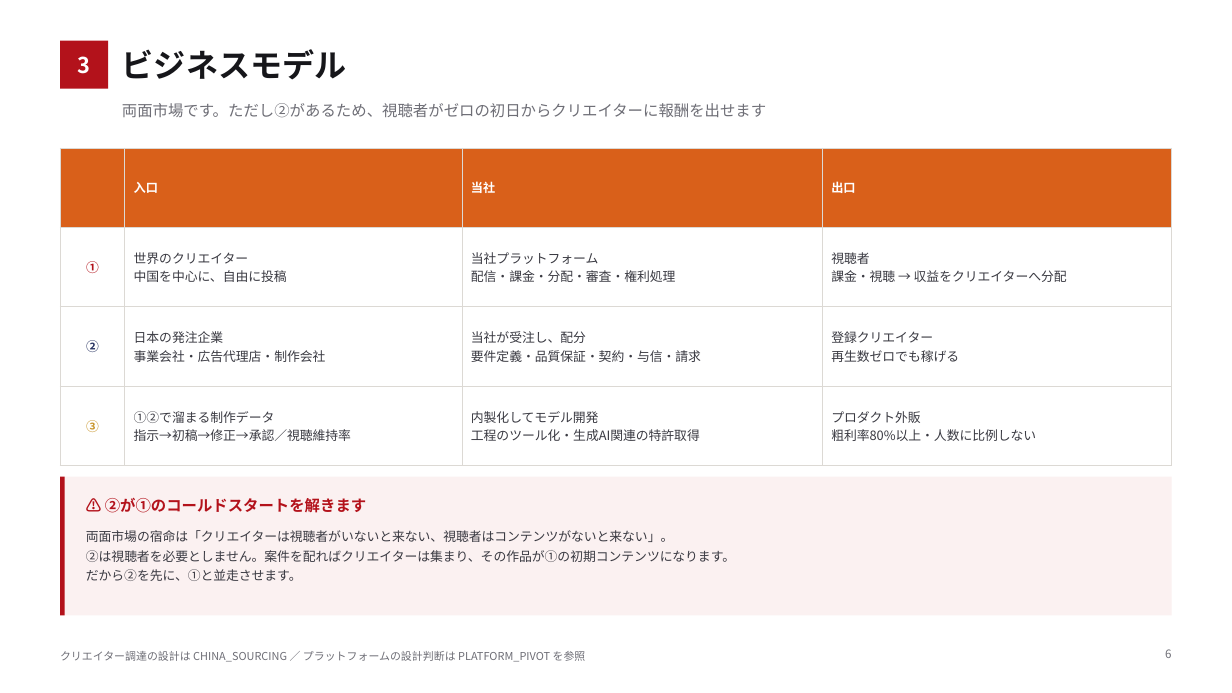
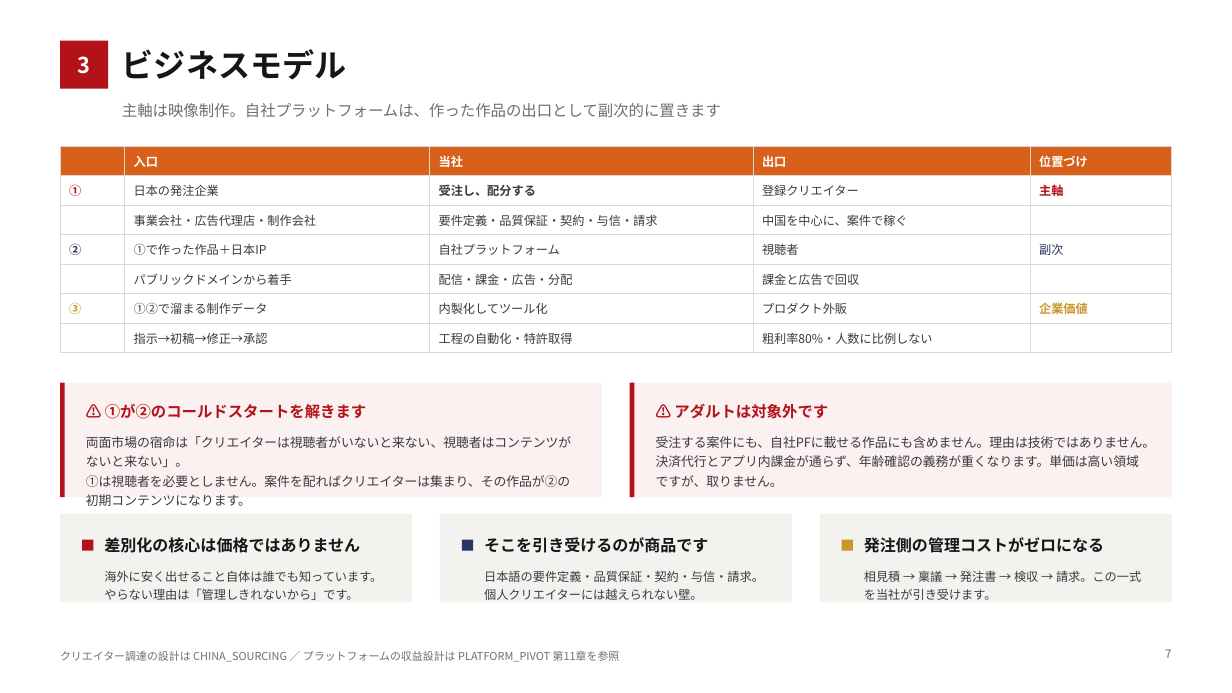
Before and after one commit to bpn333333/test, a slide deck: slide 8 of 投資家向け企画書.pptx (slide 7 before the commit). Drawn at 1232x693 pixels with LibreOffice and Linux fonts; fonts in the diff are those of the drawing. Boxes give left, top, right and bottom in pixels: in the first picture for what was removed or moved away, otherwise in the second. Text is boxed around its words. In the diff, an @@ line names an element or a change of style, - is before the commit and + after.

```diff
--- a/投資家向け企画書.pptx
+++ b/投資家向け企画書.pptx
@@ text at [122, 103, 721, 117]: text changed @@
-両面市場です。ただし②があるため、視聴者がゼロの初日からクリエイターに報酬を出せます
+主軸は映像制作。自社プラットフォームは、作った作品の出口として副次的に置きます
@@ table at [60, 146, 1172, 348] @@
- | 入口 | 当社 | 出口
-① | 世界のクリエイター / 中国を中心に、自由に投稿 | 当社プラットフォーム / 配信・課金・分配・審査・権利処理 | 視聴者 / 課金・視聴 → 収益をクリエイターへ分配
-② | 日本の発注企業 / 事業会社・広告代理店・制作会社 | 当社が受注し、配分 / 要件定義・品質保証・契約・与信・請求 | 登録クリエイター / 再生数ゼロでも稼げる
-③ | ①②で溜まる制作データ / 指示→初稿→修正→承認／視聴維持率 | 内製化してモデル開発 / 工程のツール化・生成AI関連の特許取得 | プロダクト外販 / 粗利率80%以上・人数に比例しない
+ | 入口 | 当社 | 出口 | 位置づけ
+① | 日本の発注企業 | 受注し、配分する | 登録クリエイター | 主軸
+ | 事業会社・広告代理店・制作会社 | 要件定義・品質保証・契約・与信・請求 | 中国を中心に、案件で稼ぐ | 
+② | ①で作った作品＋日本IP | 自社プラットフォーム | 視聴者 | 副次
+ | パブリックドメインから着手 | 配信・課金・広告・分配 | 課金と広告で回収 | 
+③ | ①②で溜まる制作データ | 内製化してツール化 | プロダクト外販 | 企業価値
+ | 指示→初稿→修正→承認 | 工程の自動化・特許取得 | 粗利率80%・人数に比例しない | 
@@ rectangle: place and size @@
-rectangle at [60, 477, 65, 616]
+rectangle at [60, 383, 65, 497]
@@ rectangle: place and size @@
-rectangle at [60, 477, 1172, 616]
+rectangle at [60, 383, 603, 497]
@@ rectangle added at [630, 383, 1173, 497], fill #FBF1F1 @@
@@ rectangle added at [630, 383, 635, 497], fill #B3121B @@
@@ text added at [105, 404, 367, 419], 12 pt, text #B3121B, bold @@
+⚠ ①が②のコールドスタートを解きます
@@ text added at [674, 404, 828, 419], 12 pt, text #B3121B, bold @@
+⚠ アダルトは対象外です
@@ text "両面市場の宿命は「クリエイターは視聴者がいないと来ない、視聴者はコンテンツがないと来ない」。": place and size @@
-text "両面市場の宿命は「クリエイターは視聴者がいないと来ない、視聴者はコンテンツがないと来ない」。" at [86, 530, 735, 581]
+text "両面市場の宿命は「クリエイターは視聴者がいないと来ない、視聴者はコンテンツがないと来ない」。" at [86, 436, 571, 487]
@@ text added at [656, 436, 1156, 487], 10 pt, text #3A3A42 @@
+受注する案件にも、自社PFに載せる作品にも含めません。理由は技術ではありません。
+決済代行とアプリ内課金が通らず、年齢確認の義務が重くなります。単価は高い領域ですが、取りません。
@@ text at [86, 475, 570, 487]: text changed @@
-②は視聴者を必要としません。案件を配ればクリエイターは集まり、その作品が①の初期コンテンツになります。
-だから②を先に、①と並走させます。
+①は視聴者を必要としません。案件を配ればクリエイターは集まり、その作品が②の初期コンテンツになります。
@@ text removed at [105, 498, 367, 513] @@
-⚠ ②が①のコールドスタートを解きます
@@ rectangle added at [60, 514, 412, 603], fill #F4F2EF @@
@@ text added at [104, 537, 360, 553], 12.5 pt, text #16161A, bold @@
+差別化の核心は価格ではありません
@@ rectangle added at [440, 514, 792, 603], fill #F4F2EF @@
@@ text added at [484, 537, 708, 553], 12.5 pt, text #16161A, bold @@
+そこを引き受けるのが商品です
@@ rectangle added at [820, 514, 1172, 603], fill #F4F2EF @@
@@ text added at [864, 537, 1104, 553], 12.5 pt, text #16161A, bold @@
+発注側の管理コストがゼロになる
@@ rectangle added at [82, 540, 93, 551], fill #B3121B @@
@@ rectangle added at [462, 540, 473, 551], fill #2A3563 @@
@@ rectangle added at [842, 540, 853, 551], fill #C9962C @@
@@ text added at [104, 571, 382, 600], 9.5 pt, text #3A3A42 @@
+海外に安く出せること自体は誰でも知っています。やらない理由は「管理しきれないから」です。
@@ text added at [484, 571, 764, 600], 9.5 pt, text #3A3A42 @@
+日本語の要件定義・品質保証・契約・与信・請求。個人クリエイターには越えられない壁。
@@ text added at [864, 571, 1141, 600], 9.5 pt, text #3A3A42 @@
+相見積 → 稟議 → 発注書 → 検収 → 請求。この一式を当社が引き受けます。
@@ text at [60, 651, 620, 662]: text changed @@
-クリエイター調達の設計は CHINA_SOURCING ／ プラットフォームの設計判断は PLATFORM_PIVOT を参照
+クリエイター調達の設計は CHINA_SOURCING ／ プラットフォームの収益設計は PLATFORM_PIVOT 第11章を参照
@@ text at [1165, 649, 1171, 658]: text changed @@
-6
+7
```
Also in this commit, not shown: 13 other slides changed, 10 slides added, 6 slides removed, 11 other files.
